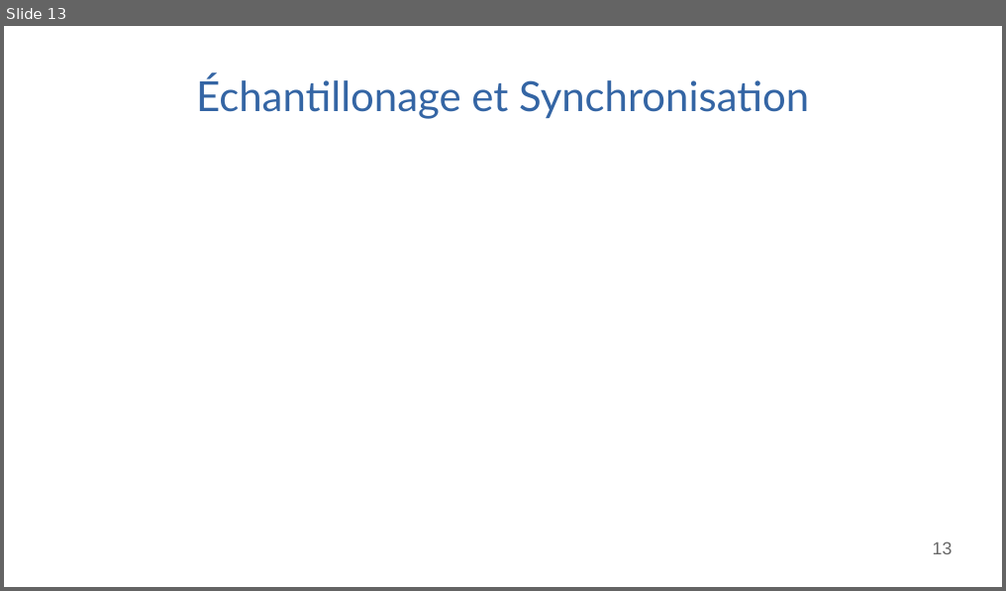
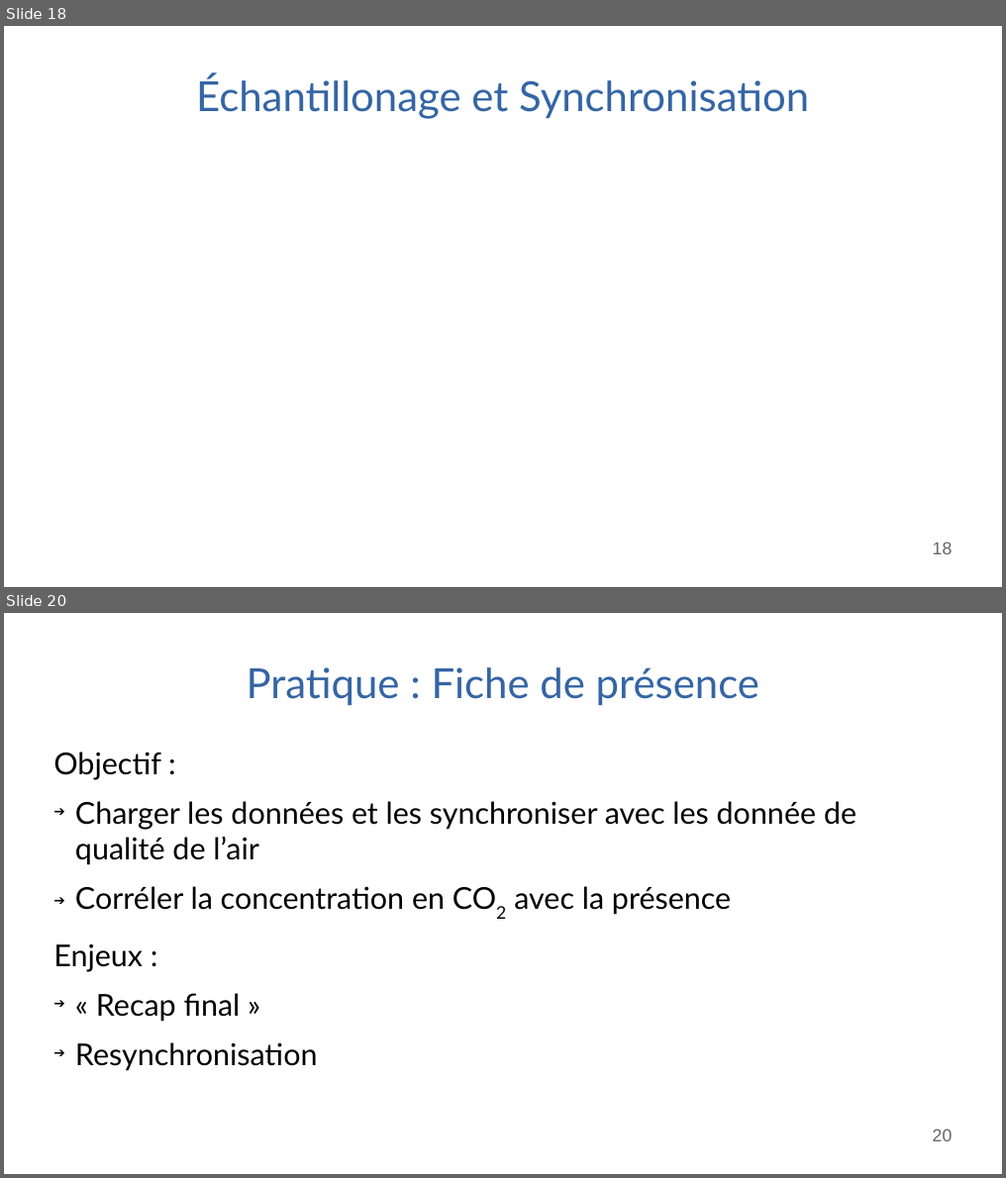
Before and after one commit to pierre-haessig/matlab-data-course, a slide deck: BE Data diapos.odp. Shown one above the other, each under a label of ours: slide 13 before the commit, slides 18 and 20 after it; the slides between them are not shown. The pictures are 1006x591 and 1006x1178 pixels, drawn with LibreOffice and Linux fonts; fonts in the diff are those of the drawing. Boxes give left, top, right and bottom in pixels: in the first picture for what was removed or moved away, otherwise in the second. Text is boxed around its words. In the diff, an @@ line names an element or a change of style, - is before the commit and + after.

```diff
--- a/BE Data diapos.odp
+++ b/BE Data diapos.odp
@@ slide 20 added at (4, 613, 1002, 1174), background #FFFFFF @@
@@ title added at (247, 667, 759, 705), 33 pt, text #3465A4 @@
+Pratique : Fiche de présence
@@ text added at (54, 752, 856, 1071), 24 pt, text #000000 @@
+Objectif :
+➔ Charger les données et les synchroniser avec les donnée de qualité de l’air
+➔ Corréler la concentration en CO2 avec la présence
+Enjeux :
+➔ « Recap final »
+➔ Resynchronisation
@@ page number added at (933, 1129, 952, 1142), 14 pt, text #666666 @@
+20
@@ what was slide 13 is now slide 18 @@
@@ page number at (933, 542, 952, 555): text changed @@
-13
+18
```
Also in this commit, not shown: 7 slides changed, 9 other slides added, 6 slides removed, 5 other files.
